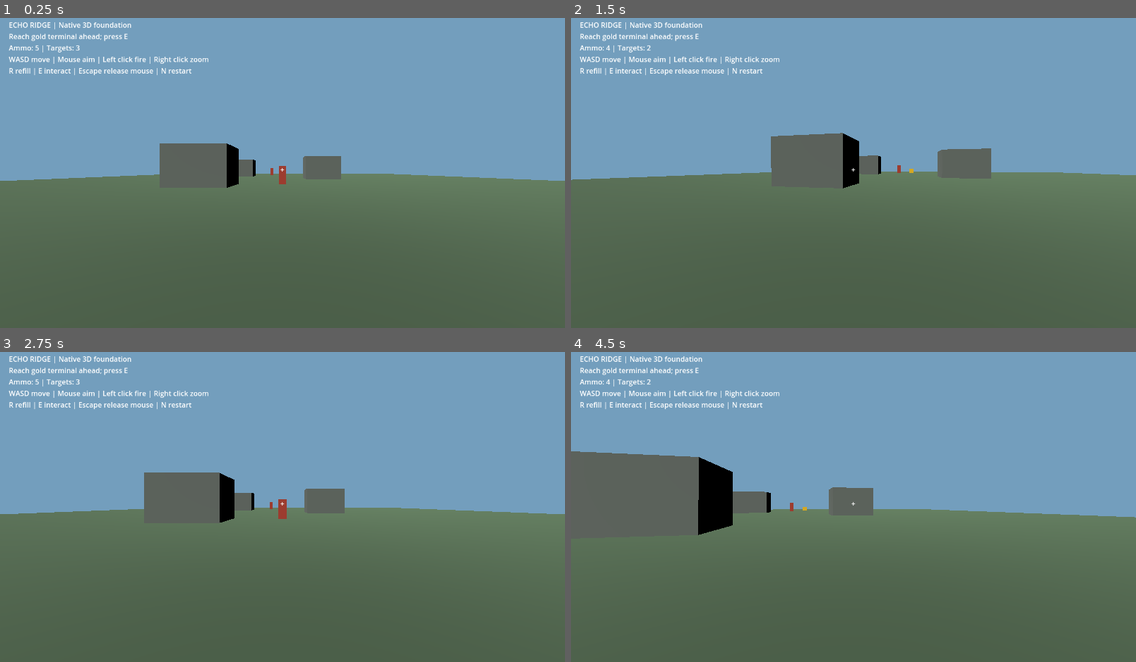
Above: before the commit, frames 1-4 (two rows, left to right).
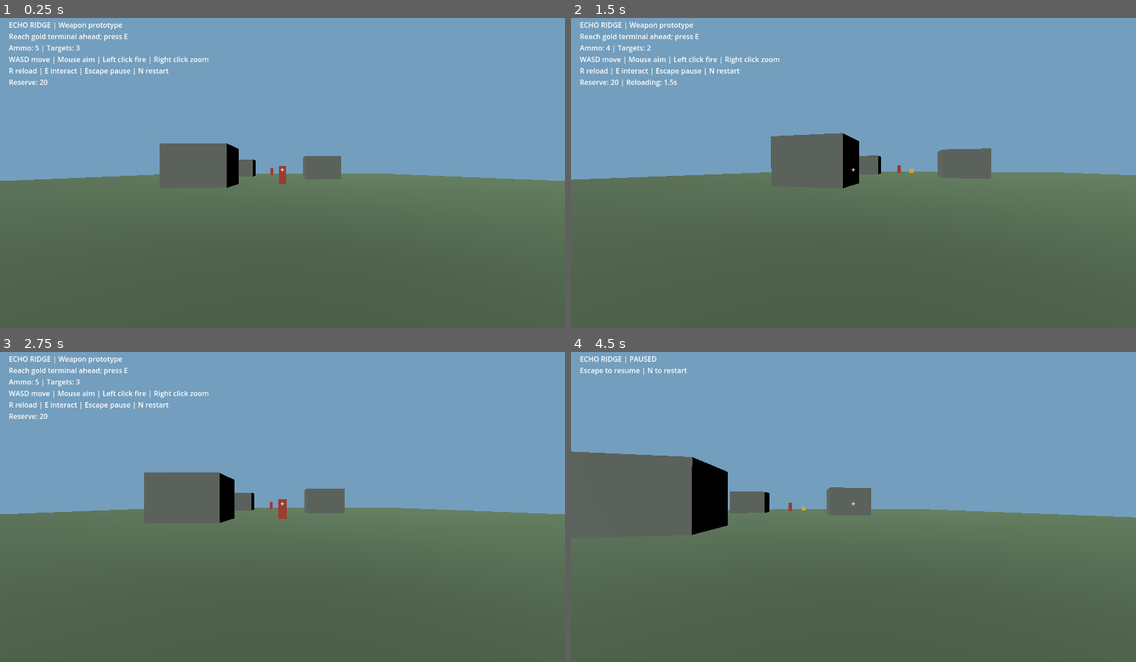
Above: after the commit, the same moments.

Repository: adam656677-oss/sniper
Game: Godot game, scene res://main.tscn
Two runs of this game, one before a commit and one after it. Both use one fixed random seed, a clock stepped at 60 frames per second and the inputs below.
Inputs (mouse positions are in pixels of both pictures, inside the frame that each line leads up to):
- Up to frame 1 (0.25 s): no input
- Up to frame 2 (1.5 s): tap E at 0.5, 1.25 s; move the mouse to (881, 166) at 0.52 s; hold W from 0.53 s (still down); tap N at 0.6 s; click (881, 166) at 0.67 s; tap R at 0.8, 1.35 s; move the mouse to (825, 169) at 1.27 s; click (825, 169) at 1.42 s
- Up to frame 3 (2.75 s): keep holding W; tap E at 1.55, 2, 2.1 s; move the mouse to (293, 497) at 2.02 s; click (293, 497) at 2.17 s; tap N at 2.3 s
- Up to frame 4 (4.5 s): tap E at 2.75, 3.5, 3.8, 4.25, 4.35 s; move the mouse to (847, 507) at 2.77 s; tap N at 2.85 s; click (847, 507) at 2.92 s; tap R at 3.05, 3.6 s; move the mouse to (893, 507) at 3.52 s; click (893, 507) at 3.67 s; tap Escape at 4.15 s; move the mouse to (684, 457) at 4.27 s; release W at 4.28 s; hold A from 4.28 s (still down); click (684, 457) at 4.42 s

The runs differ from the first frame. In frame 1, 0.5% of the frame differs, in the area x 1-34%, y 1-22%; in frame 2, 0.6%; in frame 3, 0.5%; in frame 4, 1.7%, in the area x 0-100%, y 1-60%.

Commit message:
feat: add timed reloads, reserve ammo, firing cooldown and pause

Diff:
--- /dev/null
+++ b/gameplay.gd
@@ -0,0 +1,70 @@
+extends "res://main.gd"
+
+const MAGAZINE_SIZE := 5
+const RELOAD_SECONDS := 2.2
+const SHOT_INTERVAL := 0.9
+var reserve_ammo := 20
+var reload_remaining := 0.0
+var shot_remaining := 0.0
+var paused := false
+
+func begin_reload() -> bool:
+	if paused or finished or reload_remaining > 0.0 or ammo >= MAGAZINE_SIZE or reserve_ammo <= 0:
+		return false
+	reload_remaining = RELOAD_SECONDS
+	return true
+
+func advance_weapon(delta: float) -> void:
+	if paused or finished:
+		return
+	shot_remaining = maxf(0.0, shot_remaining - delta)
+	if reload_remaining > 0.0:
+		reload_remaining = maxf(0.0, reload_remaining - delta)
+		if reload_remaining == 0.0:
+			var transferred := mini(MAGAZINE_SIZE - ammo, reserve_ammo)
+			ammo += transferred
+			reserve_ammo -= transferred
+
+func can_fire() -> bool:
+	return not paused and not finished and ammo > 0 and reload_remaining == 0.0 and shot_remaining == 0.0
+
+func _unhandled_input(event: InputEvent) -> void:
+	if event is InputEventKey and event.pressed and not event.echo:
+		if event.keycode == KEY_ESCAPE:
+			paused = not paused
+			Input.mouse_mode = Input.MOUSE_MODE_VISIBLE if paused else Input.MOUSE_MODE_CAPTURED
+			return
+		if event.keycode == KEY_N:
+			get_tree().reload_current_scene()
+			return
+	if paused:
+		return
+	if event is InputEventKey and event.pressed and not event.echo and event.keycode == KEY_R:
+		begin_reload()
+		return
+	if event is InputEventMouseButton and event.pressed and event.button_index == MOUSE_BUTTON_LEFT:
+		if Input.mouse_mode == Input.MOUSE_MODE_CAPTURED:
+			if not can_fire():
+				return
+			super._unhandled_input(event)
+			shot_remaining = SHOT_INTERVAL
+			return
+	super._unhandled_input(event)
+
+func _physics_process(delta: float) -> void:
+	if paused:
+		hud.text = "ECHO RIDGE | PAUSED\nEscape to resume | N to restart"
+		return
+	advance_weapon(delta)
+	super._physics_process(delta)
+	if player.position.y < -15.0:
+		player.position = Vector3(0, 1, 3)
+		player.velocity = Vector3.ZERO
+	hud.text = hud.text.replace("Native 3D foundation", "Weapon prototype")
+	hud.text = hud.text.replace("R refill", "R reload")
+	hud.text = hud.text.replace("Escape release mouse", "Escape pause")
+	hud.text += "\nReserve: %d" % reserve_ammo
+	if reload_remaining > 0.0:
+		hud.text += " | Reloading: %.1fs" % reload_remaining
+	elif shot_remaining > 0.0:
+		hud.text += " | Cycling bolt"
--- a/main.tscn
+++ b/main.tscn
@@ -1,6 +1,6 @@
 [gd_scene load_steps=2 format=3]
 
-[ext_resource type="Script" path="res://main.gd" id="1"]
+[ext_resource type="Script" path="res://gameplay.gd" id="1"]
 
 [node name="EchoRidge" type="Node3D"]
 script = ExtResource("1")
--- a/tests/smoke.gd
+++ b/tests/smoke.gd
@@ -34,6 +34,7 @@
 	check(game.camera.current, "Camera is active")
 	check(game.targets.size() == 3, "Three test targets spawn")
 	check(game.ammo == 5, "Starting magazine has five rounds")
+	check(game.reserve_ammo == 20, "Starting reserve has twenty rounds")
 	check(not game.intel and not game.finished, "Mission starts incomplete")
 	for i in range(90):
 		await physics_frame
@@ -48,12 +49,46 @@
 	press(game, KEY_E)
 	check(game.intel, "Nearby terminal grants intel")
 	check(not game.finished, "Intel collection does not immediately extract")
+	check(not game.begin_reload(), "Full magazine rejects reload")
 	game.ammo = 0
 	press(game, KEY_R)
-	check(game.ammo == 5, "Development refill restores magazine")
-	game.player.position = Vector3(0, 1, 3)
+	check(game.ammo == 0 and game.reload_remaining > 0.0, "Reload is not instantaneous")
+	check(not game.can_fire(), "Reload blocks firing")
+	check(not game.begin_reload(), "Duplicate reload is rejected")
+	game.advance_weapon(1.0)
+	check(game.ammo == 0, "Incomplete reload transfers no ammunition")
+	press(game, KEY_ESCAPE)
+	check(game.paused, "Escape pauses game")
+	var remaining: float = game.reload_remaining
+	var location: Vector3 = game.player.position
+	game.advance_weapon(10.0)
+	game._physics_process(1.0)
+	check(game.reload_remaining == remaining, "Pause freezes reload timer")
+	check(game.player.position == location, "Pause freezes player simulation")
+	check(game.hud.text.contains("PAUSED"), "Pause is displayed")
+	press(game, KEY_ESCAPE)
+	check(not game.paused, "Escape resumes game")
+	game.advance_weapon(3.0)
+	check(game.ammo == 5 and game.reserve_ammo == 15, "Reload consumes reserve ammunition")
+	check(game.can_fire(), "Loaded rifle can fire")
+	game.shot_remaining = 0.9
+	check(not game.can_fire(), "Bolt cycle blocks firing")
+	game.advance_weapon(1.0)
+	check(game.can_fire(), "Bolt cycle expires")
+	game.ammo = 4
+	game.reserve_ammo = 1
+	check(game.begin_reload(), "Partial reload starts")
+	game.advance_weapon(3.0)
+	check(game.ammo == 5 and game.reserve_ammo == 0, "Partial reload conserves ammunition")
+	game.ammo = 0
+	check(not game.begin_reload(), "Empty reserve prevents reload")
+	check(not game.can_fire(), "Empty magazine prevents firing")
+	game.player.position = Vector3(0, -20, 0)
+	game._physics_process(0.0)
+	check(game.player.position == Vector3(0, 1, 3), "Falling off map recovers player")
 	press(game, KEY_E)
 	check(game.finished, "Returning with intel completes mission")
+	check(not game.can_fire(), "Completed mission prevents firing")
 	await physics_frame
 	await process_frame
 	check(game.hud.text.contains("MISSION COMPLETE"), "HUD reports mission completion")
